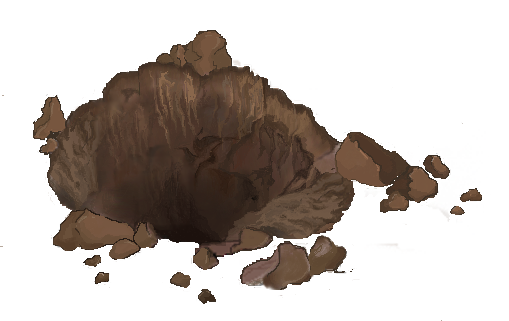
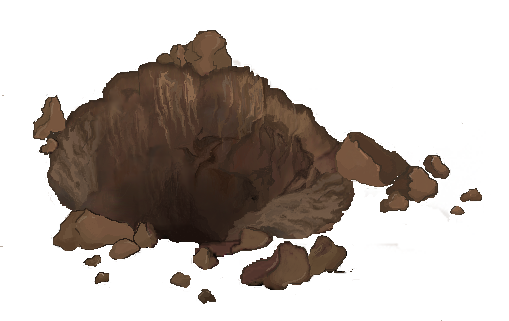
Two versions of the same layered image (509x321). Layer-by-layer changes:
painted on "Слой 26" over [254, 243, 330, 298]
added layer "Слой 27" above "Слой 16" over [41, 46, 354, 290]
